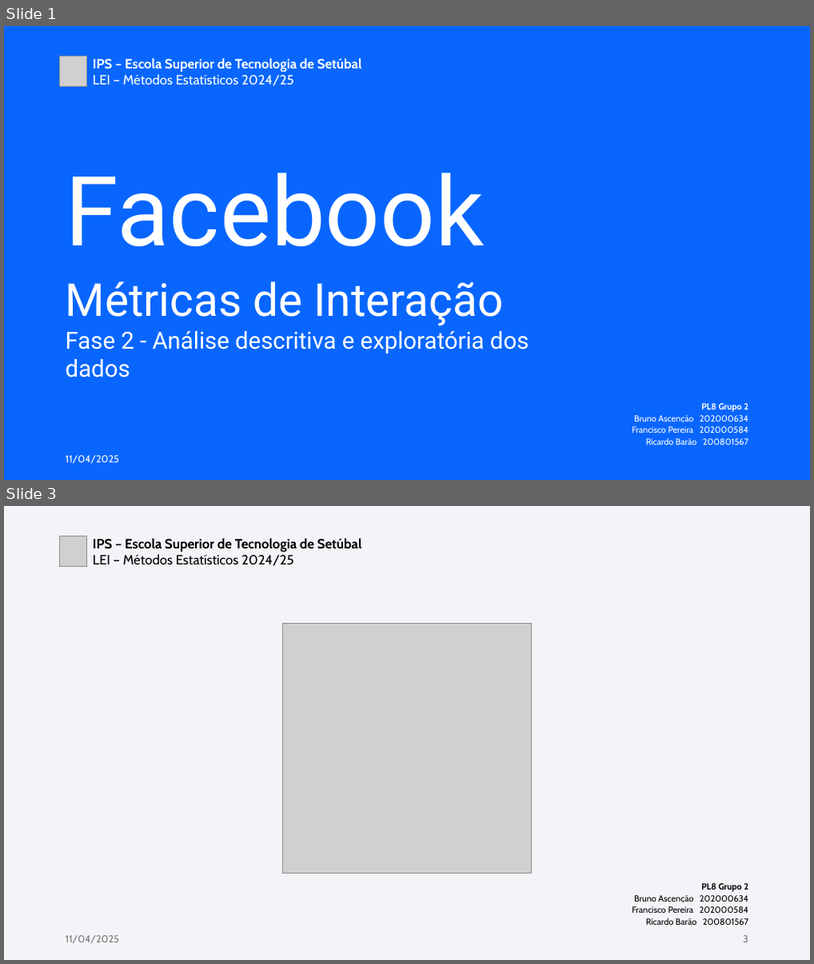
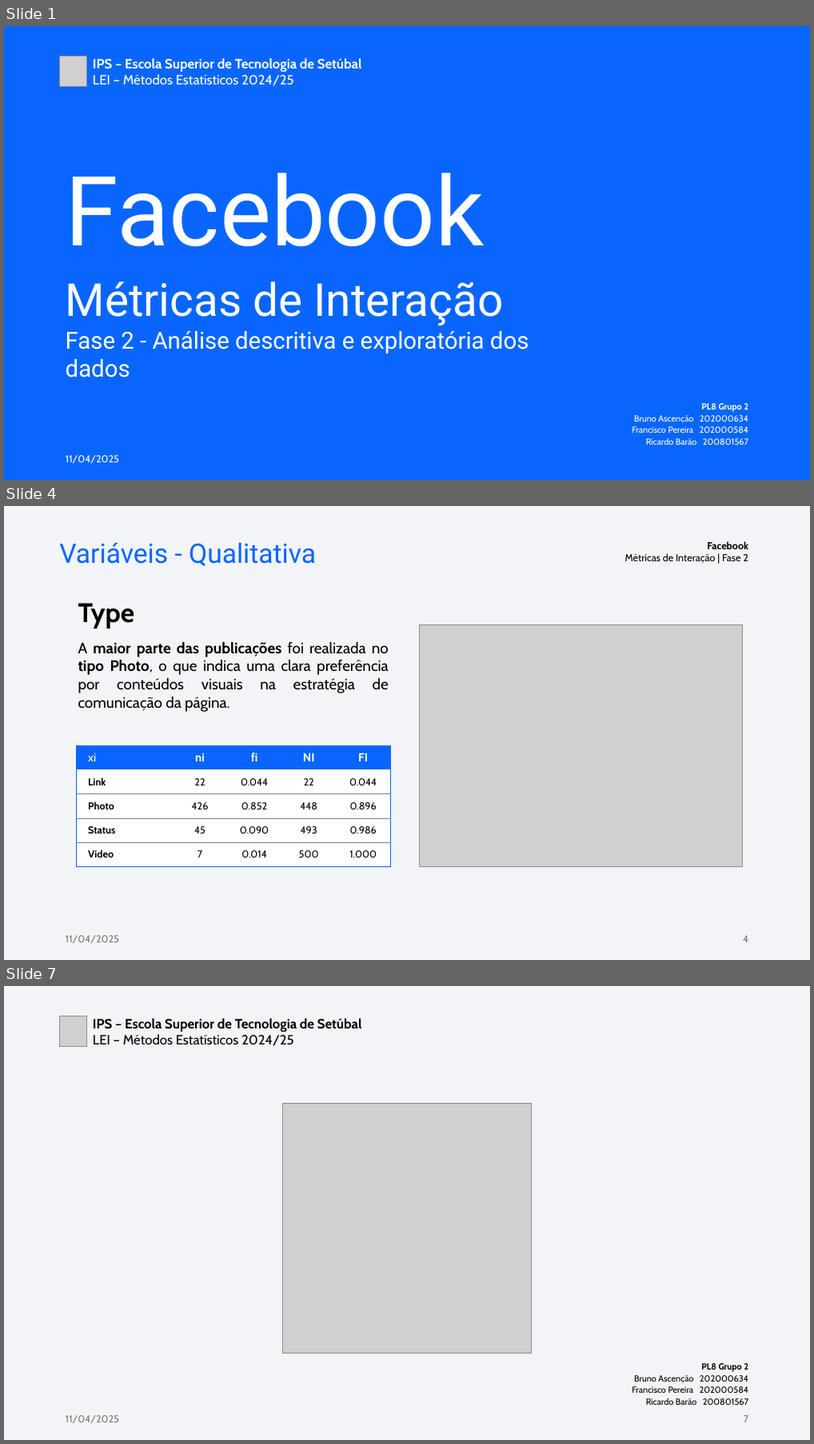
Before and after one commit to vM1sTiKe/LEI-ME-FB, a slide deck: Documents/ME-LEI 2024-2025 - FB Metrics - Phase 2.pptx. Shown one above the other, each under a label of ours: slides 1 and 3 before the commit, slides 1, 4 and 7 after it; the slides between them are not shown. The pictures are 814x964 and 814x1444 pixels, drawn with LibreOffice and Linux fonts; fonts in the diff are those of the drawing; grey boxes stand for pictures. Boxes give left, top, right and bottom in pixels: in the first picture for what was removed or moved away, otherwise in the second. Text is boxed around its words. In the diff, an @@ line names an element or a change of style, - is before the commit and + after.

```diff
--- a/Documents/ME-LEI 2024-2025 - FB Metrics - Phase 2.pptx
+++ b/Documents/ME-LEI 2024-2025 - FB Metrics - Phase 2.pptx
@@ slide 4 added at bbox=[4, 506, 810, 960], background #F2F4F7 @@
@@ text added at bbox=[59, 542, 316, 566], 32 pt, text #0866FF @@
+Variáveis - Qualitativa
@@ text added at bbox=[626, 541, 749, 564], 12 pt, text #000000 @@
+Facebook
+Métricas de Interação | Fase 2
@@ text added at bbox=[78, 603, 389, 712], 18 pt, text #000000 @@
+Type
+A maior parte das publicações foi realizada no tipo Photo, o que indica uma clara preferência por conteúdos visuais na estratégia de comunicação da página.
@@ picture added at bbox=[420, 624, 742, 867] @@
@@ table added at bbox=[76, 745, 390, 867], 5 rows, 5 columns @@
+xi | ni | fi | NI | FI
+Link | 22 | 0.044 | 22 | 0.044
+Photo | 426 | 0.852 | 448 | 0.896
+Status | 45 | 0.090 | 493 | 0.986
+Video | 7 | 0.014 | 500 | 1.000
@@ text added at bbox=[66, 935, 119, 943], 12 pt, text #797979 @@
+11/04/2025
@@ page number added at bbox=[743, 935, 749, 942], 12 pt, text #797979 @@
+4
@@ what was slide 3 is now slide 7 @@
@@ page number at bbox=[744, 1415, 749, 1422]: text changed @@
-3
+7
```
Also in this commit, not shown: 1 slide changed, 3 other slides added, 4 other files.
